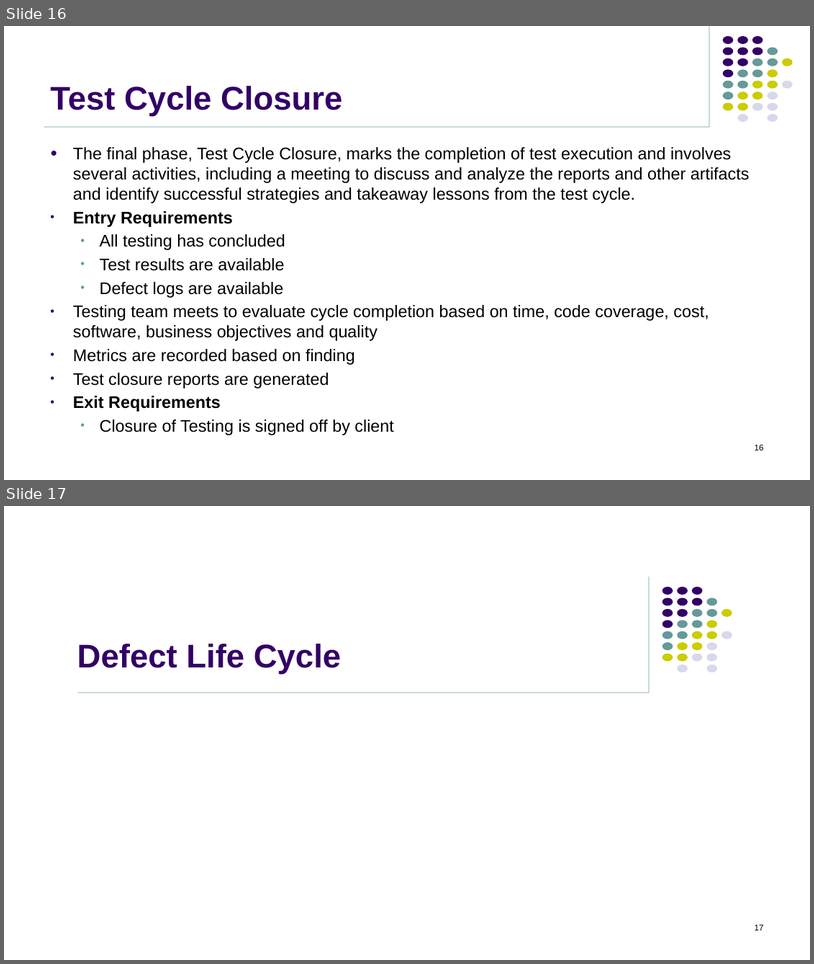
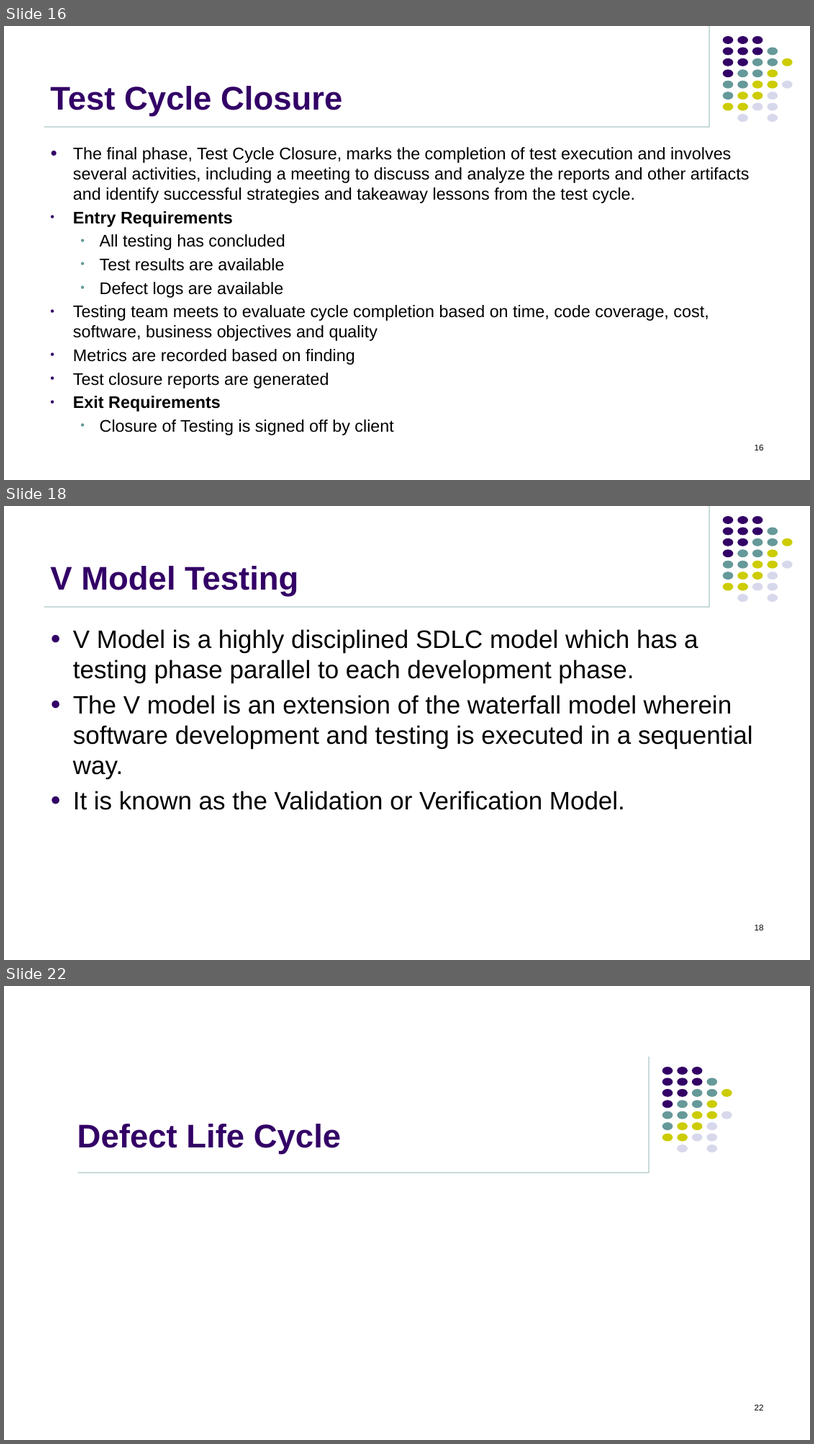
Before and after one commit to jasdhiratrevature/TrainingSlides, a slide deck: Automation Testing/01_Basic Testing Concepts.pptx. Shown one above the other, each under a label of ours: slides 16 and 17 before the commit, slides 16, 18 and 22 after it; the slides between them are not shown. The pictures are 814x964 and 814x1444 pixels, drawn with LibreOffice and Linux fonts; fonts in the diff are those of the drawing; background and template pictures are left out. Boxes give left, top, right and bottom in pixels: in the first picture for what was removed or moved away, otherwise in the second. Text is boxed around its words. In the diff, an @@ line names an element or a change of style, - is before the commit and + after.

```diff
--- a/Automation Testing/01_Basic Testing Concepts.pptx
+++ b/Automation Testing/01_Basic Testing Concepts.pptx
@@ slide 18 added at bbox=[4, 506, 810, 960], background #FFFFFF; not listed: 33 template elements that a slide beside it also shows @@
@@ title added at bbox=[50, 566, 298, 597], 39 pt, text #330066, bold @@
+V Model Testing
@@ text added at bbox=[73, 629, 753, 810], 30 pt, text #000000 @@
+● V Model is a highly disciplined SDLC model which has a testing phase parallel to each development phase.
+● The V model is an extension of the waterfall model wherein software development and testing is executed in a sequential way.
+● It is known as the Validation or Verification Model.
@@ page number added at bbox=[755, 924, 764, 930], 10 pt, text #000000 @@
+18
@@ what was slide 17 is now slide 22 @@
@@ page number at bbox=[755, 1404, 764, 1410]: text changed @@
-17
+22
```
Also in this commit, not shown: 4 other slides added, 1 other file.
